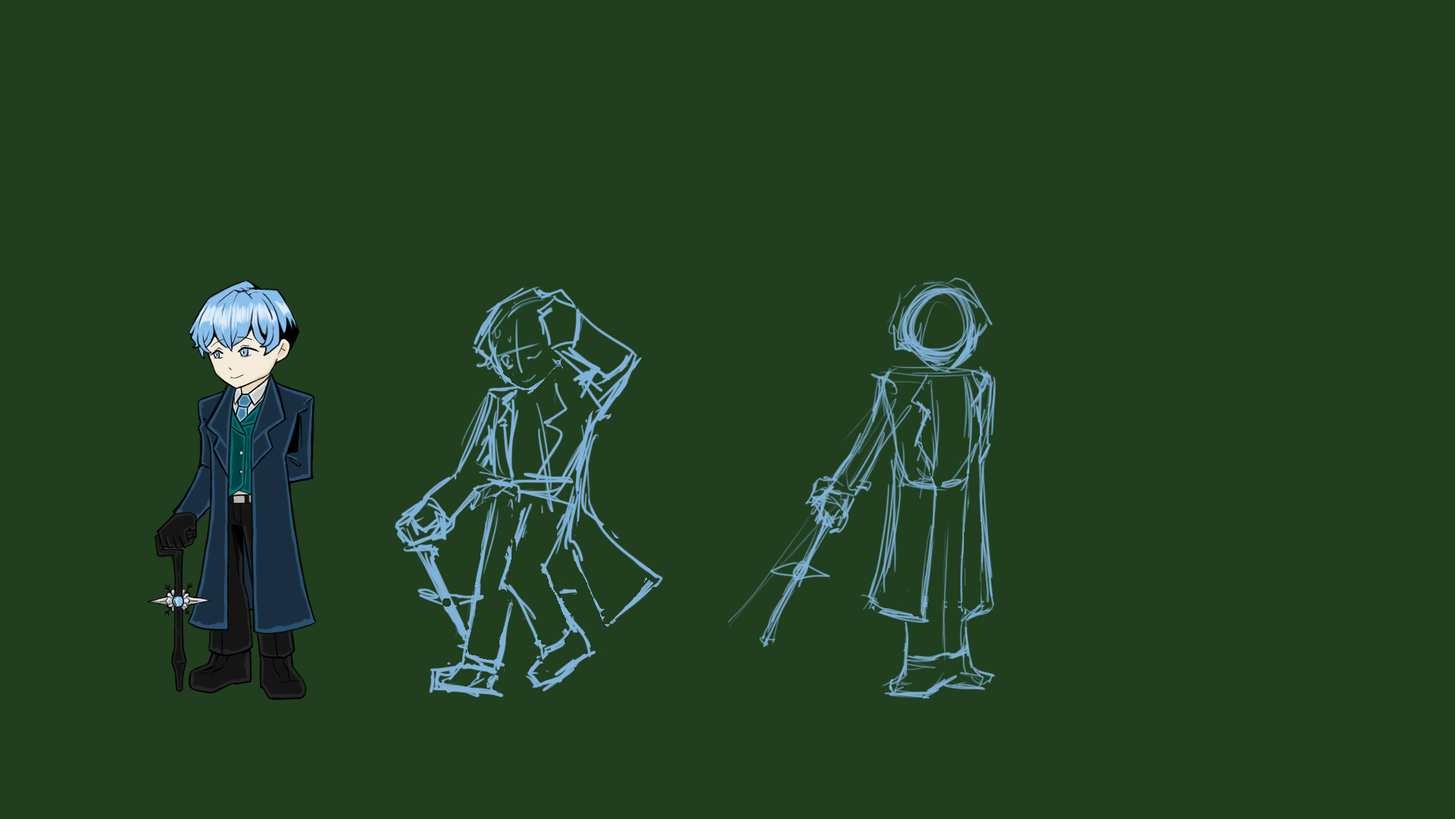
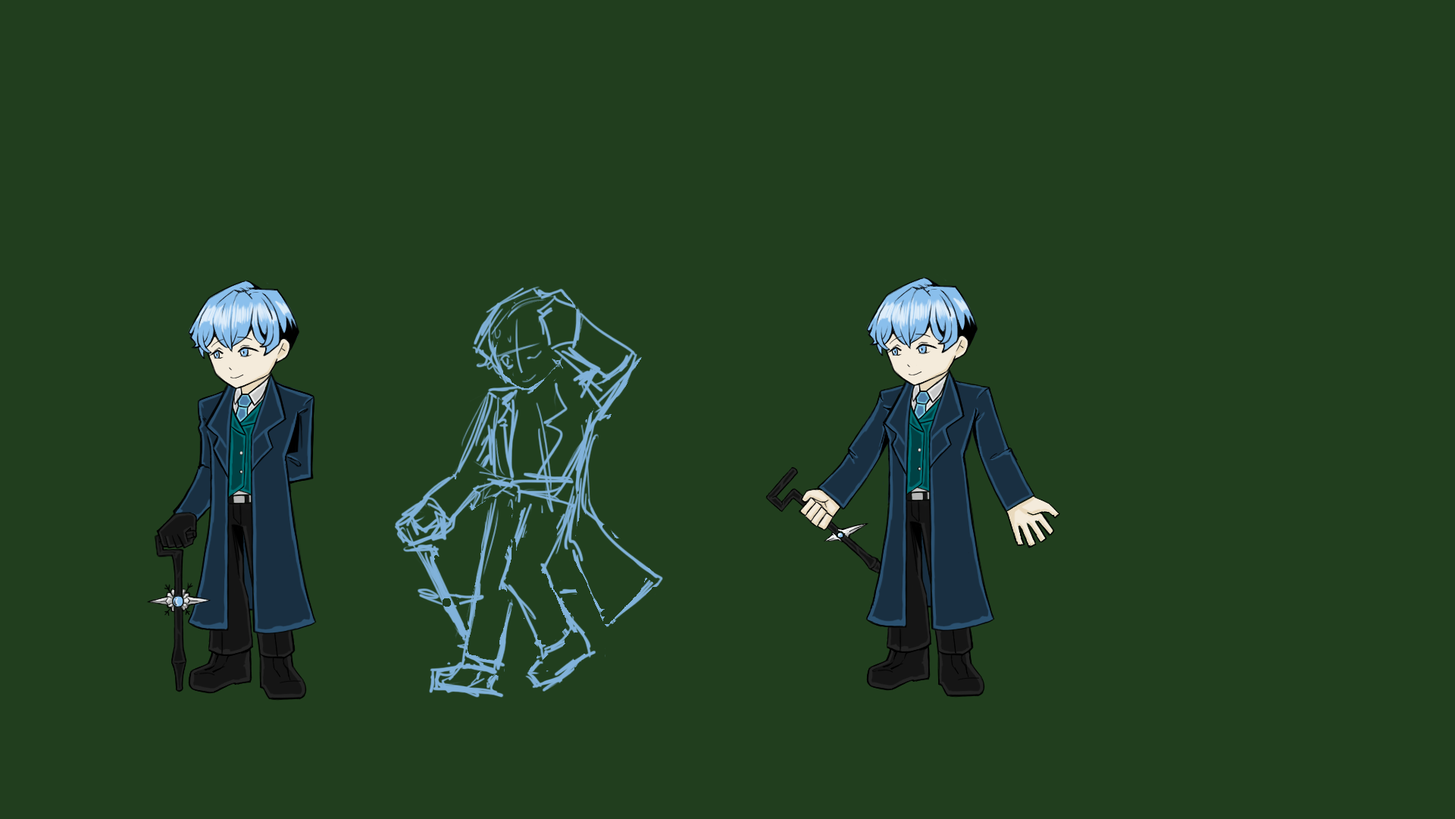
Two versions of the same layered image (1455x819). Layer-by-layer changes:
added layer "빙결족 얼굴 선" (1st of 2, in "빙결족 시전") in group "빙결족 시전" over [886, 333, 940, 392]
added layer "빙결족 얼굴 빛" (1st of 2, in "빙결족 시전") (overlay) in group "빙결족 시전" over [892, 347, 924, 354]
added layer "빙결족 얼굴 채색" (1st of 2, in "빙결족 시전") in group "빙결족 시전" over [892, 344, 928, 357]
added layer "빙결족 선" (1st of 2, in "빙결족 시전") in group "빙결족 시전" over [798, 276, 1061, 698]
added layer "빙결족 어둠" (1st of 2, in "빙결족 시전") (multiply) in group "빙결족 시전" over [799, 338, 1060, 547]
added layer "빙결족 빛" (1st of 2, in "빙결족 시전") (overlay, 72%) in group "빙결족 시전" over [818, 296, 1035, 696]
added layer "빙결족 채색" (1st of 2, in "빙결족 시전") in group "빙결족 시전" over [800, 276, 1059, 697]
added layer "지팡이 선" in group "빙결족 시전" over [765, 466, 889, 578]
added layer "지팡이 빛" (overlay) in group "빙결족 시전" over [766, 466, 883, 574]
added layer "지팡이 채색" in group "빙결족 시전" over [766, 466, 887, 576]
hid "러프", opacity 100% → 53%, painted on it over [727, 276, 1061, 700]
